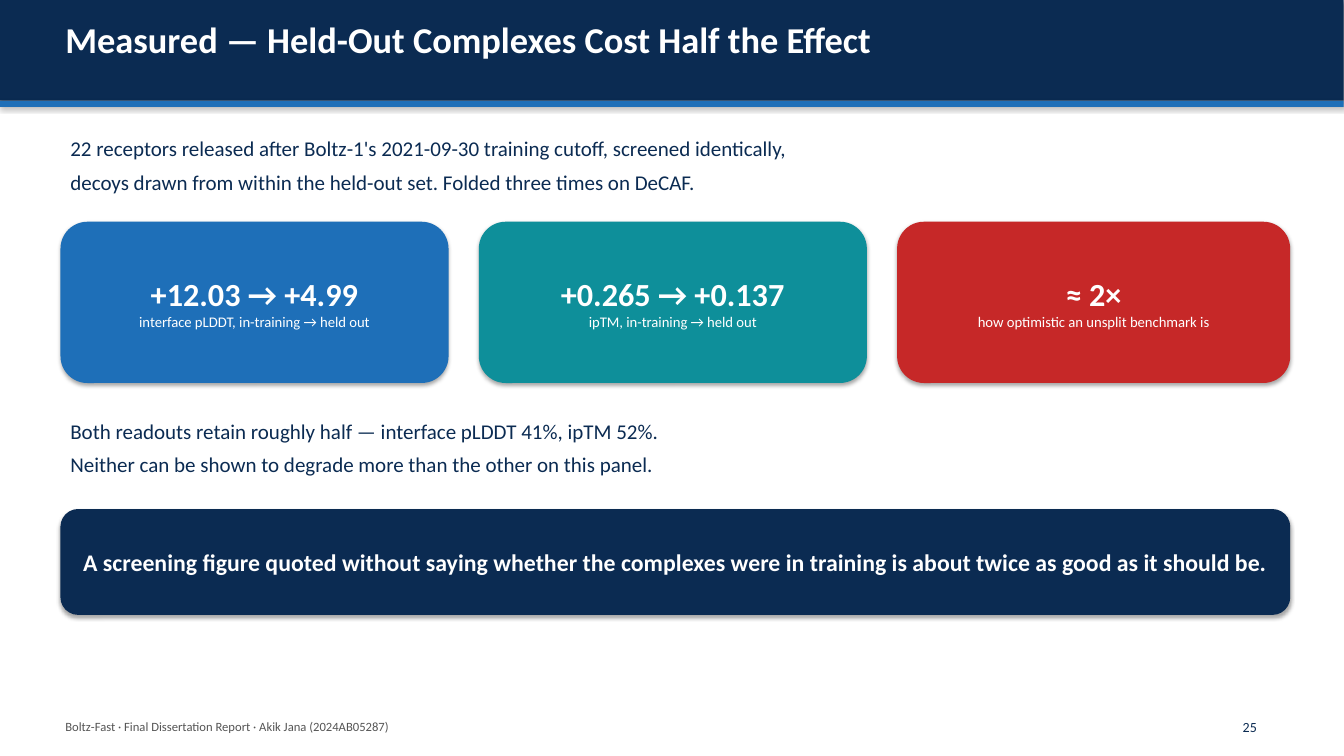
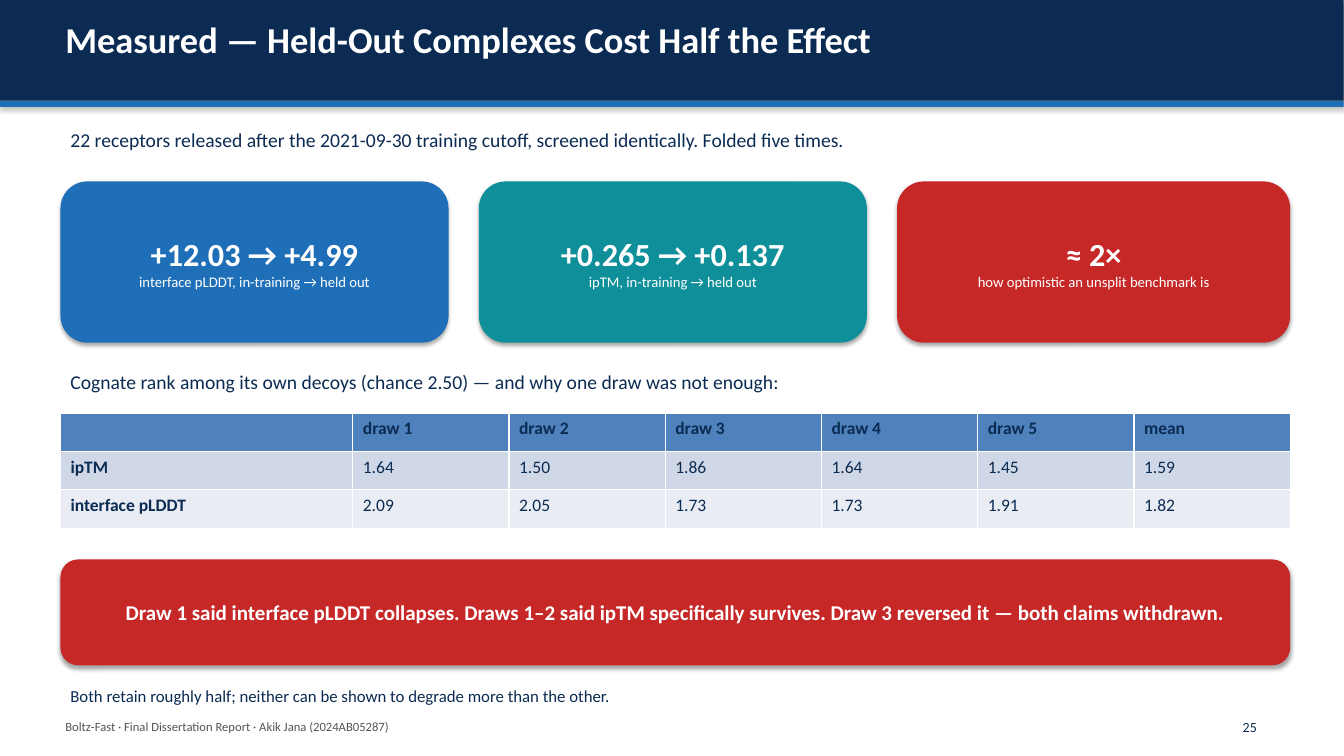
Before and after one commit to AkikJana/biomolecular-design-coreai, a slide deck: slide 25 of final_dissertation_presentation.pptx. Drawn at 1344x756 pixels with LibreOffice and Linux fonts; fonts in the diff are those of the drawing. Boxes give left, top, right and bottom in pixels: in the first picture for what was removed or moved away, otherwise in the second. Text is boxed around its words. In the diff, an @@ line names an element or a change of style, - is before the commit and + after.

```diff
--- a/final_dissertation_presentation.pptx
+++ b/final_dissertation_presentation.pptx
@@ text at box(70, 133, 843, 151): text changed; size 15 to 14 pt @@
-22 receptors released after Boltz-1's 2021-09-30 training cutoff, screened identically,
-decoys drawn from within the held-out set. Folded three times on DeCAF.
+22 receptors released after the 2021-09-30 training cutoff, screened identically. Folded five times.
@@ 3 rounded rectangles: place and size @@
-3 rounded rectangles at box(60, 222, 1291, 383)
+3 rounded rectangles at box(60, 181, 1291, 343)
@@ text added at box(70, 375, 778, 393), 14 pt, text #0B2B52 @@
+Cognate rank among its own decoys (chance 2.50) — and why one draw was not enough:
@@ table added at box(60, 413, 1291, 528), 3 rows, 7 columns @@
+ | draw 1 | draw 2 | draw 3 | draw 4 | draw 5 | mean
+ipTM | 1.64 | 1.50 | 1.86 | 1.64 | 1.45 | 1.59
+interface pLDDT | 2.09 | 2.05 | 1.73 | 1.73 | 1.91 | 1.82
@@ rounded rectangle removed at box(60, 509, 1291, 615) @@
-A screening figure quoted without saying whether the complexes were in training is about twice as good as it should be.
@@ rounded rectangle added at box(60, 560, 1291, 665), fill #C62828, 15 pt, text #FFFFFF, bold @@
+Draw 1 said interface pLDDT collapses. Draws 1–2 said ipTM specifically survives. Draw 3 reversed it — both claims withdrawn.
@@ text at box(70, 690, 609, 705): text changed; size 15 to 12 pt @@
-Both readouts retain roughly half — interface pLDDT 41%, ipTM 52%.
-Neither can be shown to degrade more than the other on this panel.
+Both retain roughly half; neither can be shown to degrade more than the other.
```
Also in this commit, not shown: 7 other slides changed, 2 slides removed.
